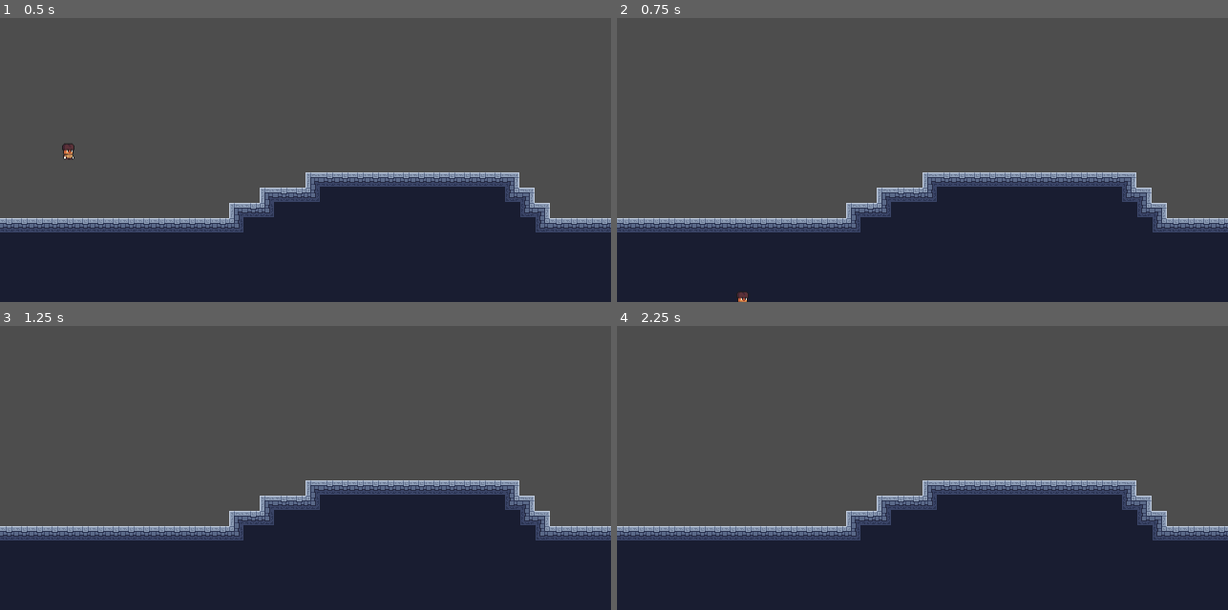
Above: before the commit, frames 1-4 (two rows, left to right).
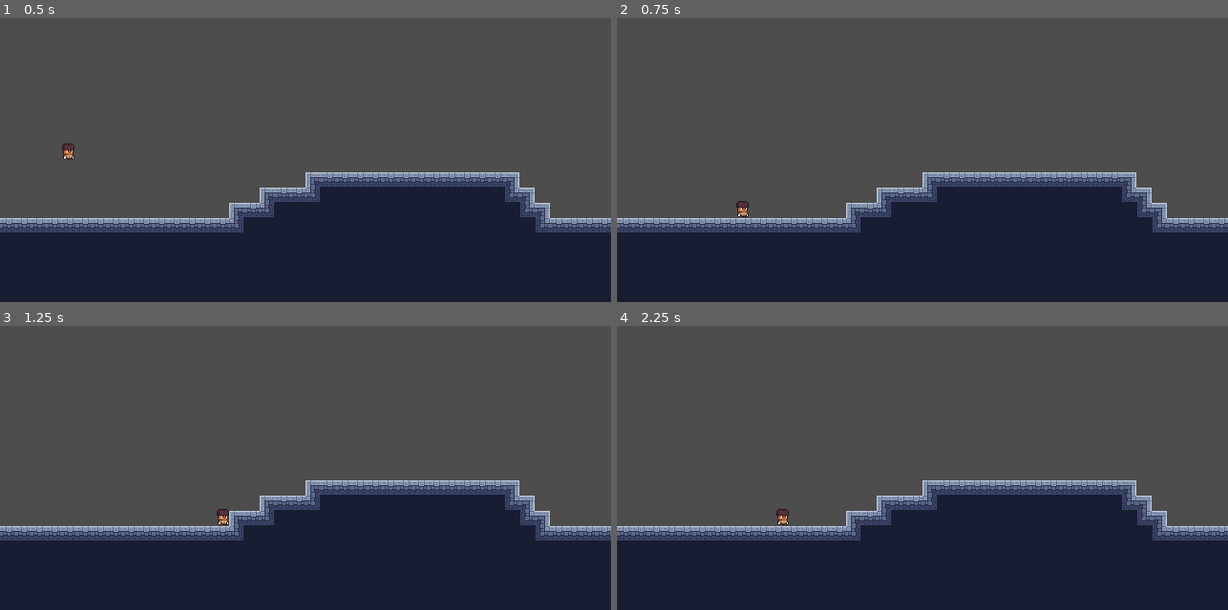
Above: after the commit, the same moments.

Repository: Heihei03/mini-jame-gam-38
Game: Godot game, scene res://Scenes/main.tscn
The game is run twice, just before and just after one commit, with the same random seed, the same clock (stepped at 60 frames per second) and the same inputs.
Inputs:
- Up to frame 1 (0.5 s): no input
- Up to frame 2 (0.75 s): hold Right (right) from 0.53 s (still down)
- Up to frame 3 (1.25 s): keep holding Right (right)
- Up to frame 4 (2.25 s): tap Enter at 2 s; release Right (right) at 2.03 s; hold Left (left) from 2.03 s (still down)

Frame 1 is identical in both runs. In frame 2, 0.2% of the frame differs, in the area x 19-22%, y 64-100%; in frame 3, 0.1%; in frame 4, 0.1%.

Commit message:
Add tile physics

Diff:
--- a/Scenes/main.tscn
+++ b/Scenes/main.tscn
@@ -6,33 +6,61 @@
 [sub_resource type="TileSetAtlasSource" id="TileSetAtlasSource_3gp4y"]
 texture = ExtResource("1_i782a")
 1:1/0 = 0
+1:1/0/physics_layer_0/polygon_0/points = PackedVector2Array(-8, -8, 8, -8, 8, 8, -8, 8)
 2:1/0 = 0
+2:1/0/physics_layer_0/polygon_0/points = PackedVector2Array(-8, -8, 8, -8, 8, 8, -8, 8)
 3:1/0 = 0
+3:1/0/physics_layer_0/polygon_0/points = PackedVector2Array(-8, -8, 8, -8, 8, 8, -8, 8)
 5:1/0 = 0
+5:1/0/physics_layer_0/polygon_0/points = PackedVector2Array(-8, -8, 8, -8, 8, 8, -8, 8)
 7:1/0 = 0
+7:1/0/physics_layer_0/polygon_0/points = PackedVector2Array(-8, -8, 8, -8, 8, 8, -8, 8)
 8:1/0 = 0
+8:1/0/physics_layer_0/polygon_0/points = PackedVector2Array(-8, -8, 8, -8, 8, 8, -8, 8)
 10:1/0 = 0
+10:1/0/physics_layer_0/polygon_0/points = PackedVector2Array(-8, -8, 8, -8, 8, 8, -8, 8)
 1:2/0 = 0
+1:2/0/physics_layer_0/polygon_0/points = PackedVector2Array(-8, -8, 8, -8, 8, 8, -8, 8)
 2:2/0 = 0
+2:2/0/physics_layer_0/polygon_0/points = PackedVector2Array(-8, -8, 8, -8, 8, 8, -8, 8)
 3:2/0 = 0
+3:2/0/physics_layer_0/polygon_0/points = PackedVector2Array(-8, -8, 8, -8, 8, 8, -8, 8)
 5:2/0 = 0
+5:2/0/physics_layer_0/polygon_0/points = PackedVector2Array(-8, -8, 8, -8, 8, 8, -8, 8)
 7:2/0 = 0
+7:2/0/physics_layer_0/polygon_0/points = PackedVector2Array(-8, -8, 8, -8, 8, 8, -8, 8)
 8:2/0 = 0
+8:2/0/physics_layer_0/polygon_0/points = PackedVector2Array(-8, -8, 8, -8, 8, 8, -8, 8)
 10:2/0 = 0
+10:2/0/physics_layer_0/polygon_0/points = PackedVector2Array(-8, -8, 8, -8, 8, 8, -8, 8)
 1:3/0 = 0
+1:3/0/physics_layer_0/polygon_0/points = PackedVector2Array(-8, -8, 8, -8, 8, 8, -8, 8)
 2:3/0 = 0
+2:3/0/physics_layer_0/polygon_0/points = PackedVector2Array(-8, -8, 8, -8, 8, 8, -8, 8)
 3:3/0 = 0
+3:3/0/physics_layer_0/polygon_0/points = PackedVector2Array(-8, -8, 8, -8, 8, 8, -8, 8)
 5:3/0 = 0
+5:3/0/physics_layer_0/polygon_0/points = PackedVector2Array(-8, -8, 8, -8, 8, 8, -8, 8)
 10:3/0 = 0
+10:3/0/physics_layer_0/polygon_0/points = PackedVector2Array(-8, -8, 8, -8, 8, 8, -8, 8)
 1:5/0 = 0
+1:5/0/physics_layer_0/polygon_0/points = PackedVector2Array(-8, -8, 8, -8, 8, 8, -8, 8)
 2:5/0 = 0
+2:5/0/physics_layer_0/polygon_0/points = PackedVector2Array(-8, -8, 8, -8, 8, 8, -8, 8)
 3:5/0 = 0
+3:5/0/physics_layer_0/polygon_0/points = PackedVector2Array(-8, -8, 8, -8, 8, 8, -8, 8)
 5:5/0 = 0
+5:5/0/physics_layer_0/polygon_0/points = PackedVector2Array(-8, -8, 8, -8, 8, 8, -8, 8)
 7:5/0 = 0
+7:5/0/physics_layer_0/polygon_0/points = PackedVector2Array(-8, -8, 8, -8, 8, 8, -8, 8)
 8:5/0 = 0
+8:5/0/physics_layer_0/polygon_0/points = PackedVector2Array(-8, -8, 8, -8, 8, 8, -8, 8)
 9:5/0 = 0
+9:5/0/physics_layer_0/polygon_0/points = PackedVector2Array(-8, -8, 8, -8, 8, 8, -8, 8)
 
 [sub_resource type="TileSet" id="TileSet_g066i"]
+physics_layer_0/collision_layer = 4
+physics_layer_0/collision_mask = 3
 sources/0 = SubResource("TileSetAtlasSource_3gp4y")
 
 [node name="Main" type="Node2D"]
--- a/Scenes/player.tscn
+++ b/Scenes/player.tscn
@@ -59,6 +59,7 @@
 
 [node name="Player" type="CharacterBody2D"]
 position = Vector2(72, 76)
+collision_mask = 6
 script = ExtResource("1_ec7xa")
 
 [node name="CollisionShape2D" type="CollisionShape2D" parent="."]
@@ -67,4 +68,4 @@
 [node name="Sprite" type="AnimatedSprite2D" parent="."]
 sprite_frames = SubResource("SpriteFrames_hfth0")
 animation = &"idle"
-frame_progress = 0.540352
+frame_progress = 0.743122
--- a/project.godot
+++ b/project.godot
@@ -37,3 +37,9 @@
 "events": [Object(InputEventKey,"resource_local_to_scene":false,"resource_name":"","device":-1,"window_id":0,"alt_press …(195 unchanged characters)…
 ]
 }
+
+[layer_names]
+
+2d_physics/layer_1="player"
+2d_physics/layer_2="enemies"
+2d_physics/layer_3="world"
